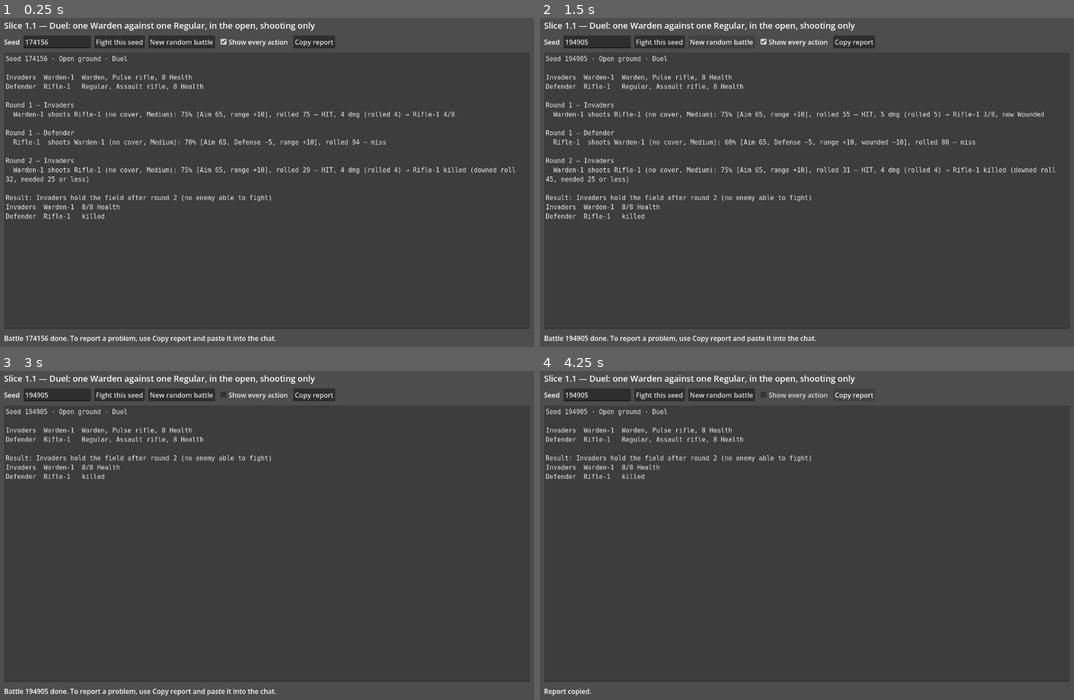
Above: before the commit, frames 1-4 (two rows, left to right).
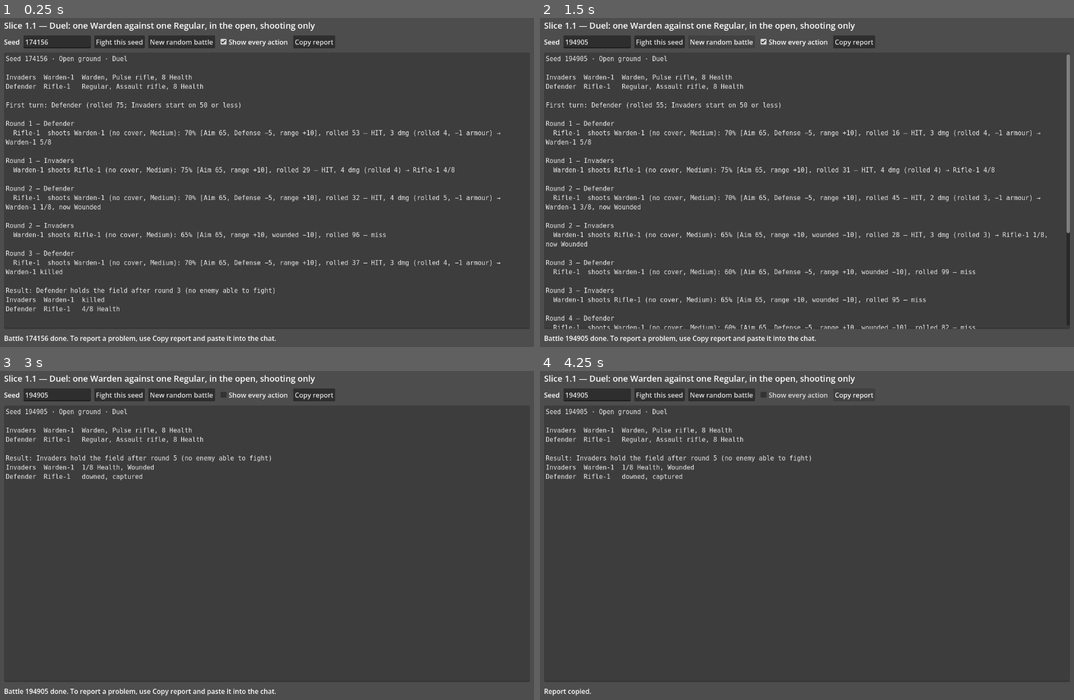
Above: after the commit, the same moments.

Repository: Eiriu/ReCom
Game: Godot game, scene res://ui/battle_screen.tscn
Same seed, same stepped clock (60 frames per second), same inputs: the game is played once before the commit and once after it.
Inputs:
- Up to frame 1 (0.25 s): no input
- Up to frame 2 (1.5 s): click "New random battle" at 0.5 s; click "New random battle" at 1.25 s
- Up to frame 3 (3 s): click "Fight this seed" at 2 s; click "Show every action" at 2.75 s
- Up to frame 4 (4.25 s): click "Copy report" at 3.5 s

The runs differ from the first frame. In frame 1, 4.5% of the frame differs, in the area x 1-97%, y 25-90%; in frame 2, 5.5%, in the area x 1-100%, y 11-95%; in frame 3, 0.1%; in frame 4, 0.1%.

Commit message:
Duel: roll for the first turn; add batch runner
The duel now rolls who shoots first from the seed (first roll of the
battle, so replays stay identical). The attacked side, not the second
side, holds the field at the round limit. tools/run_batch.gd fights many
duels and splits win rates by who went first.

Co-Authored-By: Claude Opus 5.5 <noreply@anthropic.com>
Claude-Session: https://claude.ai/code/session_01FEMjcKpSqPvCYkc91hytXo

Diff:
--- a/core/battle.gd
+++ b/core/battle.gd
@@ -11,9 +11,13 @@
 var location: String
 var invaders: Array[CombatUnit] = []
 var defenders: Array[CombatUnit] = []
-## Which side starts. The other side is the one being attacked, and it holds
-## the field if the round limit is reached.
+const FIRST_SIDE_RANDOM := "random"
+
+## Which side takes the first turn: a side, or FIRST_SIDE_RANDOM to roll for it
+## at battle start (the roll comes from the seed, so replays stay identical).
 var first_side: String = CombatUnit.SIDE_INVADER
+## The side being attacked. It holds the field if the round limit is reached.
+var attacked_side: String = CombatUnit.SIDE_DEFENDER
 
 var data: GameData
 var dice: Dice
@@ -28,14 +32,15 @@
 func run() -> Dictionary:
 	var cfg := data.combat
 	var round_limit := int(cfg["round_limit"])
-	var second_side := _other(first_side)
+	var starting_side := _decide_first_side()
+	var second_side := _other(starting_side)
 	var holder := ""
 	var end_reason := ""
 	var rounds_fought := 0
 
 	for round_number in range(1, round_limit + 1):
 		rounds_fought = round_number
-		for side: String in [first_side, second_side]:
+		for side: String in [starting_side, second_side]:
 			_take_turn(side, round_number)
 			holder = _side_holding_field()
 			if holder != "":
@@ -45,7 +50,7 @@
 			break
 
 	if holder == "":
-		holder = second_side
+		holder = attacked_side
 		end_reason = "round limit reached; the attacked side holds the field"
 
 	return {
@@ -53,6 +58,7 @@
 		"title": title,
 		"location": location,
 		"rounds": rounds_fought,
+		"first_side": starting_side,
 		"holder": holder,
 		"end_reason": end_reason,
 		"events": events,
@@ -60,6 +66,17 @@
 		"defenders": _summaries(defenders),
 		"rolls_made": dice.rolls_made,
 	}
+
+
+## Rolls for the first turn if asked to: 50 or less, invaders start.
+## This is the first roll of the battle, so it never shifts later rolls.
+func _decide_first_side() -> String:
+	if first_side != FIRST_SIDE_RANDOM:
+		return first_side
+	var roll := dice.percent()
+	var side := CombatUnit.SIDE_INVADER if roll <= 50 else CombatUnit.SIDE_DEFENDER
+	events.append({"type": "initiative", "roll": roll, "side": side})
+	return side
 
 
 func _take_turn(side: String, round_number: int) -> void:
--- a/core/battle_report.gd
+++ b/core/battle_report.gd
@@ -24,6 +24,10 @@
 	if level == Level.FULL:
 		for event: Dictionary in result["events"]:
 			match String(event["type"]):
+				"initiative":
+					lines.append("")
+					lines.append("First turn: %s (rolled %d; Invaders start on 50 or less)" % [
+						SIDE_LABEL[event["side"]], event["roll"]])
 				"turn":
 					lines.append("")
 					lines.append("Round %d — %s" % [event["round"], SIDE_LABEL[event["side"]]])
--- a/core/scenarios.gd
+++ b/core/scenarios.gd
@@ -5,9 +5,10 @@
 
 
 ## Slice 1.1: one Warden against one Regular with an assault rifle,
-## both in the open at Medium range.
+## both in the open at Medium range. Who shoots first is rolled from the seed.
 static func duel(data: GameData, seed_value: int) -> Battle:
 	var battle := Battle.new(data, seed_value)
+	battle.first_side = Battle.FIRST_SIDE_RANDOM
 	battle.title = "Duel"
 	battle.location = "Open ground"
 
--- a/tests/run_tests.gd
+++ b/tests/run_tests.gd
@@ -143,6 +143,15 @@
 		distinct[BattleReport.format(Scenarios.duel(_data, seed_value).run())] = true
 	_check("Different seeds give different battles", distinct.size() > 5, "(%d distinct of 10)" % distinct.size())
 
+	var first_sides := {}
+	for seed_value in range(1, 51):
+		first_sides[Scenarios.duel(_data, seed_value).run()["first_side"]] = true
+	_check("Both sides sometimes shoot first", first_sides.size() == 2)
+
+	var fixed := Scenarios.duel(_data, 5)
+	fixed.first_side = CombatUnit.SIDE_DEFENDER
+	_expect("A fixed first side is respected", fixed.run()["first_side"], CombatUnit.SIDE_DEFENDER)
+
 
 func _test_battles_end() -> void:
 	var limit := int(_data.combat["round_limit"])
--- /dev/null
+++ b/tools/run_batch.gd
@@ -0,0 +1,61 @@
+extends SceneTree
+## Fights many duels without a window and prints win rates.
+## An early version of the slice 1.6 batch runner.
+##
+## Usage (from the project folder):
+##   godot --headless --path . --script res://tools/run_batch.gd -- --count=500 --start=1001
+
+
+func _initialize() -> void:
+	var count := 500
+	var start := 1
+	for arg in OS.get_cmdline_user_args():
+		if arg.begins_with("--count="):
+			count = int(arg.trim_prefix("--count="))
+		elif arg.begins_with("--start="):
+			start = int(arg.trim_prefix("--start="))
+
+	var data := GameData.load_default()
+	var stats := {
+		"invader": {"battles": 0, "invader_wins": 0, "rounds": 0},
+		"defender": {"battles": 0, "invader_wins": 0, "rounds": 0},
+	}
+	var round_limit_endings := 0
+	var captures := 0
+
+	for seed_value in range(start, start + count):
+		var result := Scenarios.duel(data, seed_value).run()
+		var bucket: Dictionary = stats[result["first_side"]]
+		bucket["battles"] += 1
+		bucket["rounds"] += int(result["rounds"])
+		if result["holder"] == CombatUnit.SIDE_INVADER:
+			bucket["invader_wins"] += 1
+			for unit: Dictionary in result["defenders"]:
+				if int(unit["state"]) == CombatUnit.State.DOWNED:
+					captures += 1
+		if String(result["end_reason"]).begins_with("round limit"):
+			round_limit_endings += 1
+
+	var total_battles := count
+	var total_wins := int(stats["invader"]["invader_wins"]) + int(stats["defender"]["invader_wins"])
+	var total_rounds := int(stats["invader"]["rounds"]) + int(stats["defender"]["rounds"])
+
+	print("Duels: seeds %d-%d (%d battles)" % [start, start + count - 1, count])
+	print("")
+	print("%-22s %8s %12s %12s" % ["", "Battles", "Warden wins", "Avg rounds"])
+	_row("Warden shoots first", stats["invader"])
+	_row("Regular shoots first", stats["defender"])
+	_row("All", {"battles": total_battles, "invader_wins": total_wins, "rounds": total_rounds})
+	print("")
+	print("Regular captured (downed) in %d of %d Warden wins" % [captures, total_wins])
+	print("Ended by round limit: %d" % round_limit_endings)
+	quit()
+
+
+func _row(label: String, bucket: Dictionary) -> void:
+	var battles := int(bucket["battles"])
+	if battles == 0:
+		print("%-22s %8d %12s %12s" % [label, 0, "-", "-"])
+		return
+	var wins := int(bucket["invader_wins"])
+	print("%-22s %8d %11.1f%% %12.1f" % [label, battles, 100.0 * wins / battles, float(bucket["rounds"]) / battles])
Not shown, added: tools/run_batch.gd.uid
